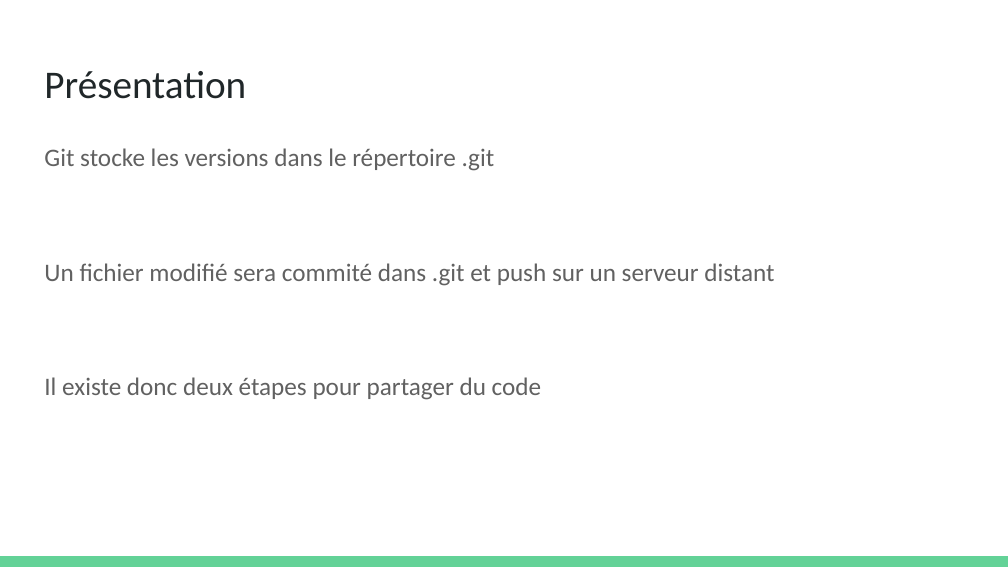
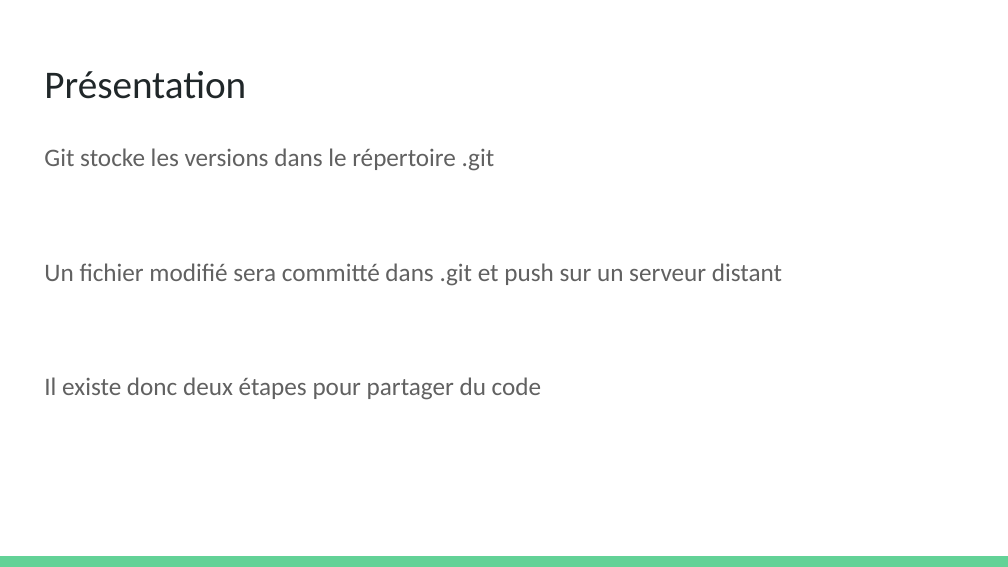
Before and after one commit to olivier-pitton/dant, a slide deck: slide 10 of git/Cours Git.pptx. Drawn at 1008x567 pixels with LibreOffice and Linux fonts; fonts in the diff are those of the drawing. Boxes give left, top, right and bottom in pixels: in the first picture for what was removed or moved away, otherwise in the second. Text is boxed around its words. In the diff, an @@ line names an element or a change of style, - is before the commit and + after.

```diff
--- a/git/Cours Git.pptx
+++ b/git/Cours Git.pptx
@@ text at bbox=[44, 263, 782, 286]: text changed @@
-Un fichier modifié sera commité dans .git et push sur un serveur distant
+Un fichier modifié sera committé dans .git et push sur un serveur distant
```
Also in this commit, not shown: 3 other slides changed, 1 other file.
